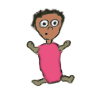
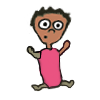
Layer changes from the first 100px x 100px image to the second:
added layer "Layer 6 copy" above "Layer 6" over [left=26, top=5, right=75, bottom=92]
hid "Layer 6", painted on it over [left=26, top=5, right=75, bottom=92]
